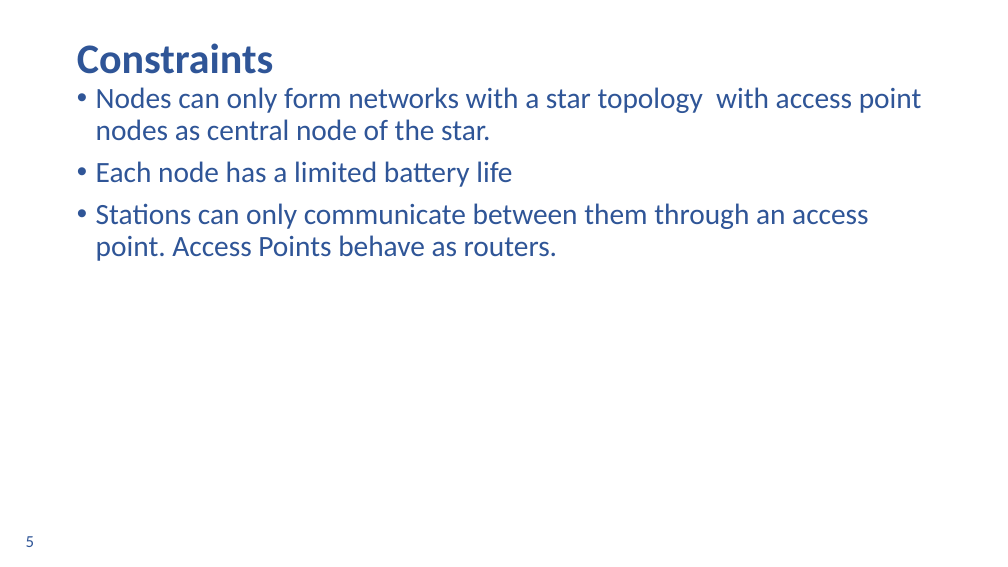
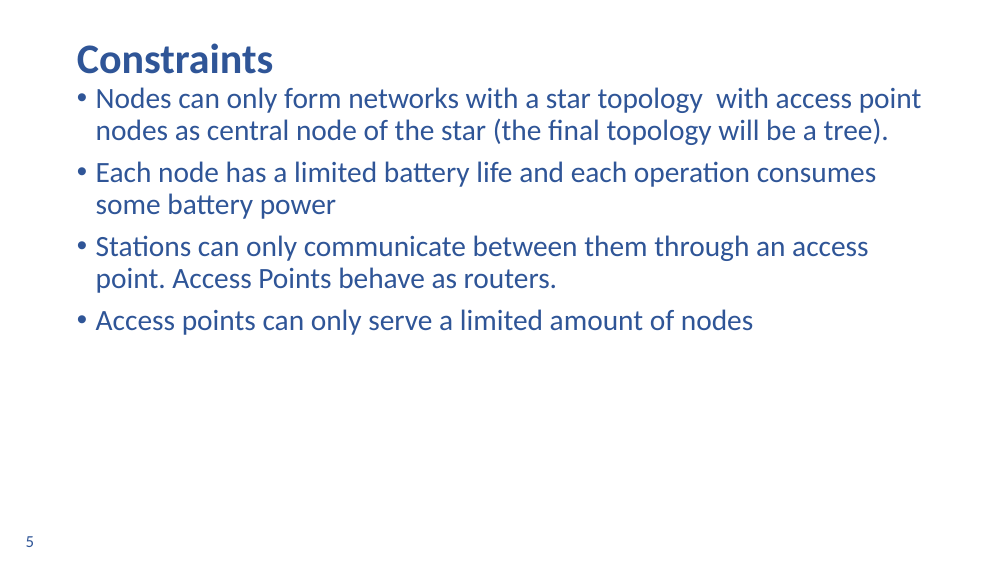
Before and after one commit to ingframin/SmartWirelessSimulator, a slide deck: slide 5 of Documentation/Presentation/Final.pptx. Drawn at 1008x567 pixels with LibreOffice and Linux fonts; fonts in the diff are those of the drawing; background and template pictures are left out. Boxes give left, top, right and bottom in pixels: in the first picture for what was removed or moved away, otherwise in the second. Text is boxed around its words. In the diff, an @@ line names an element or a change of style, - is before the commit and + after.

```diff
--- a/Documentation/Presentation/Final.pptx
+++ b/Documentation/Presentation/Final.pptx
@@ text at [96, 87, 922, 219]: text changed @@
-• Nodes can only form networks with a star topology with access point nodes as central node of the star.
-• Each node has a limited battery life
+• Nodes can only form networks with a star topology with access point nodes as central node of the star (the final topology will be a tree).
+• Each node has a limited battery life and each operation consumes some battery power
@@ text at [96, 309, 753, 335]: paragraph added @@
+• Access points can only serve a limited amount of nodes
```
Also in this commit, not shown: 7 other slides changed, 5 slides added, 7 slides removed.
